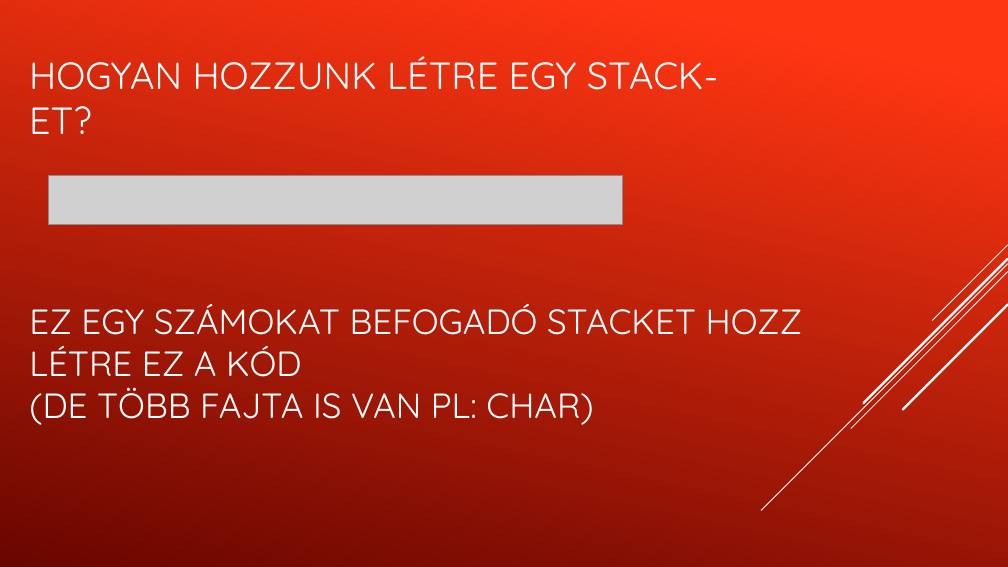
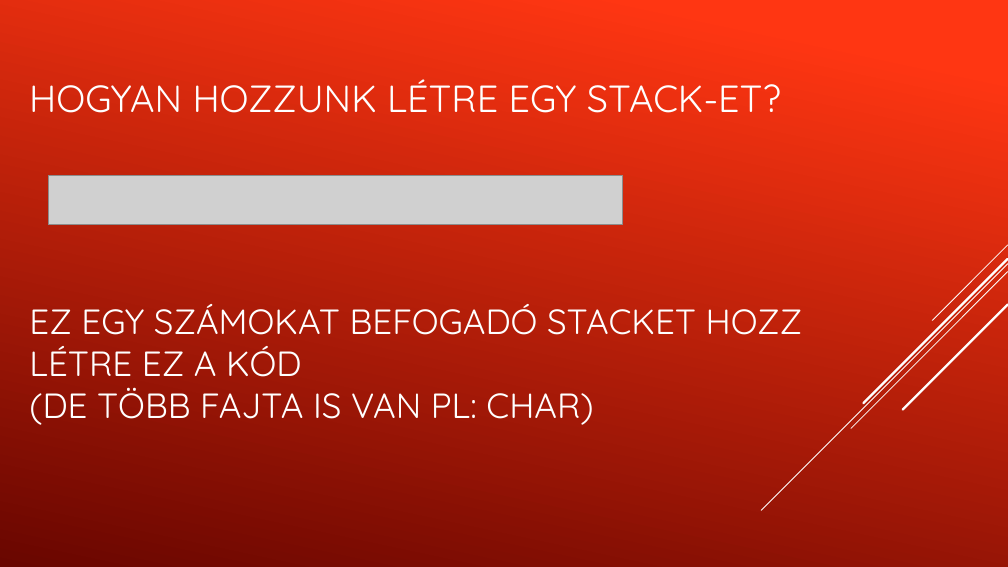
Before and after one commit to kizsi2019/KA_11D, a slide deck: slide 2 of Kiss-Fodor Zsombor/szzíííííí sárp dia.pptx. Drawn at 1008x567 pixels with LibreOffice and Linux fonts; fonts in the diff are those of the drawing; grey boxes stand for pictures. Boxes give left, top, right and bottom in pixels: in the first picture for what was removed or moved away, otherwise in the second. Text is boxed around its words. In the diff, an @@ line names an element or a change of style, - is before the commit and + after.

Commit message:
süsz me bit

```diff
--- a/Kiss-Fodor Zsombor/szzíííííí sárp dia.pptx
+++ b/Kiss-Fodor Zsombor/szzíííííí sárp dia.pptx
@@ title "HOGYAN HOZZUNK LÉTRE EGY STACK-ET?" rewrapped from [29,56,718,134] to [29,79,781,113] @@
```
